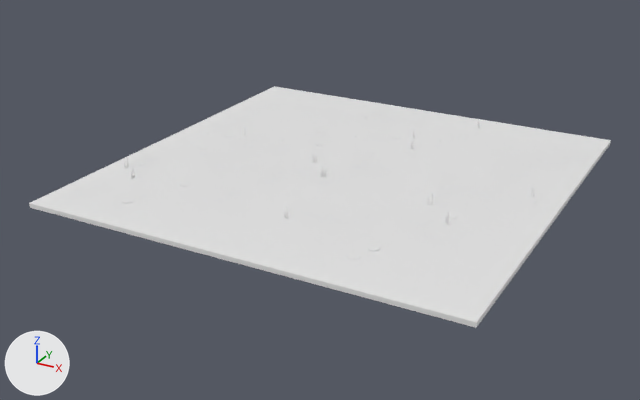
Before and after pictures for a commit that changed the FBX model Assets/Art/Models/SH10_L05_Floor.fbx.
Rendered twice from a camera (50 mm lens) standing at (17.6, -34.4, 15.3) and looking at (-0.6, -1.4, -1.1). Arrows for +X, +Y and +Z are at lower left; the lights stay in place. The first picture is the older version.

Objects in the first picture: 'SH10_L05_Floor'.
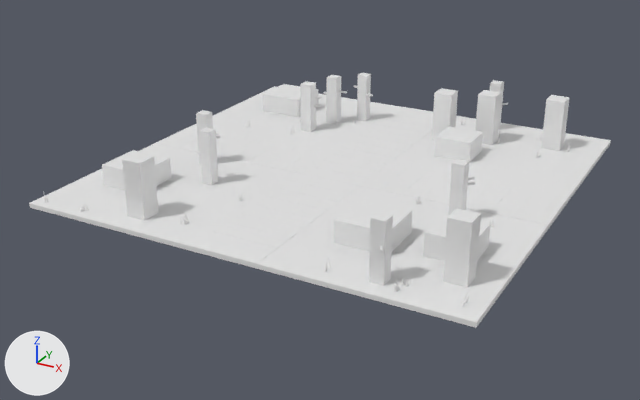
Diff of the bpy script that builds the scene:
```diff
--- a/Assets/Art/Models/SH10_L05_Floor.fbx.py
+++ b/Assets/Art/Models/SH10_L05_Floor.fbx.py
@@ mat_sh10_l05_floor_blocker @@
+mat_sh10_l05_floor_blocker = principled_material('SH10_L05_Floor_Blocker')
+mat_sh10_l05_floor_blocker.base_color = (0.8, 0.8, 0.8)  # white #e7e7e7
@@ mat_sh10_l05_floor_water @@
+mat_sh10_l05_floor_water = principled_material('SH10_L05_Floor_Water')
+mat_sh10_l05_floor_water.base_color = (0.8, 0.8, 0.8)  # white #e7e7e7
@@ mat_sh10_l05_floor_hay @@
+mat_sh10_l05_floor_hay = principled_material('SH10_L05_Floor_Hay')
+mat_sh10_l05_floor_hay.base_color = (0.8, 0.8, 0.8)  # white #e7e7e7
@@ mat_sh10_l05_floor_wood @@
+mat_sh10_l05_floor_wood = principled_material('SH10_L05_Floor_Wood')
+mat_sh10_l05_floor_wood.base_color = (0.8, 0.8, 0.8)  # white #e7e7e7
@@ me_cube_346 @@
+me_cube_346.from_pydata(...)  # 144 vertices, 108 faces; spans x -8.5..8.9, y -9.2..9.2, z 0.0..2.5
+me_cube_346.materials.append(mat_sh10_l05_floor_blocker)  # white #e7e7e7
@@ me_rim @@
+me_rim.from_pydata(...)  # 568 vertices, 318 faces; spans x -9.1..8.9, y -9.6..9.6, z 0.0..1.8
+# faces by material slot: [5, 5, 258, 50]
+me_rim.materials.append(mat_sh10_l05_floor_glow)  # white #e7e7e7
+me_rim.materials.append(mat_sh10_l05_floor_water)  # white #e7e7e7
+me_rim.materials.append(mat_sh10_l05_floor_wood)  # white #e7e7e7
+me_rim.materials.append(mat_sh10_l05_floor_hay)  # white #e7e7e7
@@ ob_sh10_l05_floor_blockers @@
+ob_sh10_l05_floor_blockers = bpy.data.objects.new('SH10_L05_Floor_Blockers', me_cube_346)
+ob_sh10_l05_floor_blockers.location = (0.0, 0.0, 0.0)
@@ ob_sh10_l05_floor_obstacles @@
+ob_sh10_l05_floor_obstacles = bpy.data.objects.new('SH10_L05_Floor_Obstacles', me_rim)
+ob_sh10_l05_floor_obstacles.location = (0.0, 0.0, 0.0)
```

Where the change shows, as pixel boxes [x1, y1, x2, y2] in the pictures (640 x 400 px):
'SH10_L05_Floor_Blockers', added
    after: [102, 73, 570, 287]
'SH10_L05_Floor_Obstacles', added (mostly hidden)
    after: [106, 85, 508, 267]
    faces in mat_sh10_l05_floor_glow (white #e7e7e7): [106, 115, 483, 267]
    faces in mat_sh10_l05_floor_water (white #e7e7e7): [108, 112, 492, 261]
    faces in mat_sh10_l05_floor_wood (white #e7e7e7): [196, 85, 508, 253]
